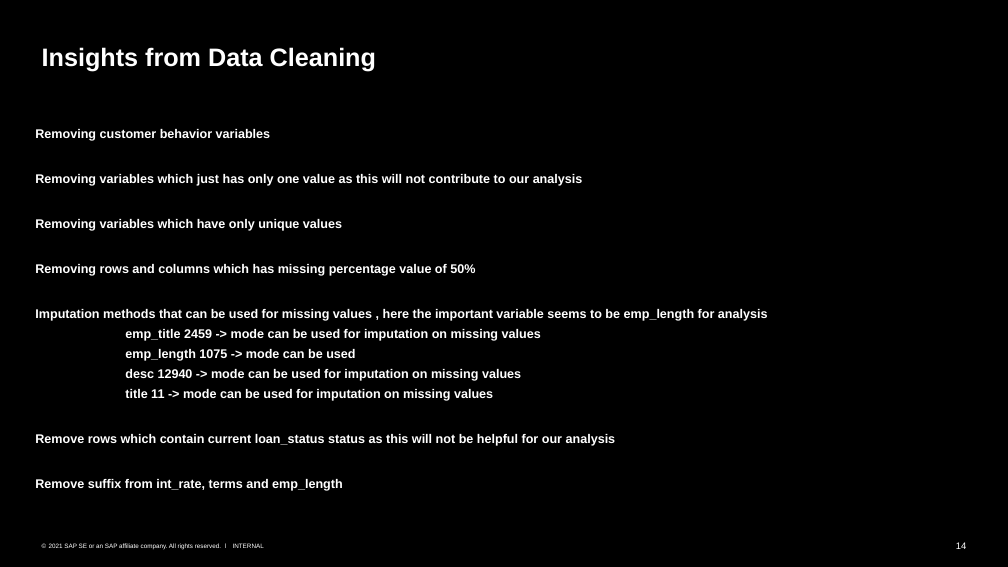
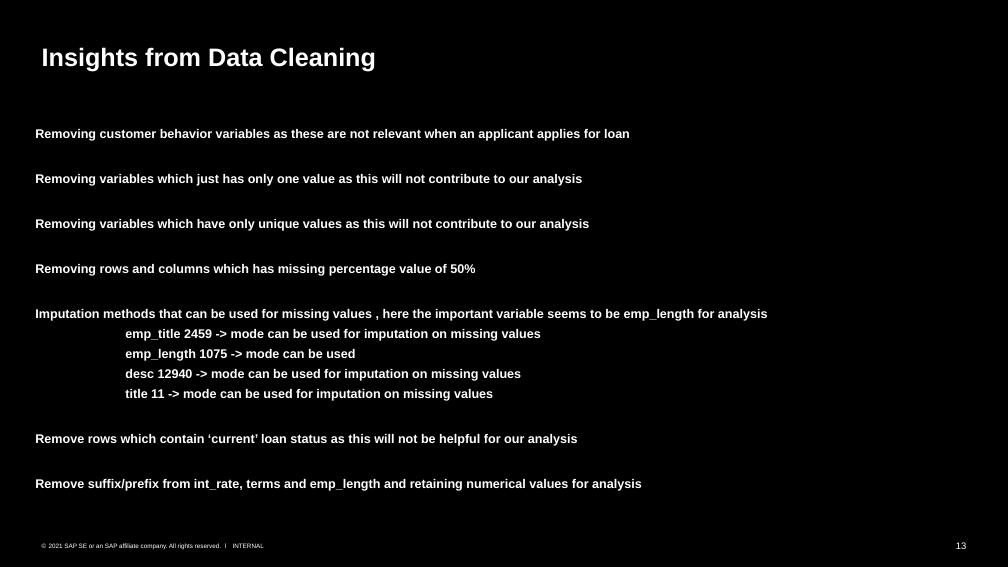
Before and after one commit to Monika1244/Lending_Club_Case_Study, a slide deck: slide 13 of Lending_Club_Case_Study.pptx (slide 14 before the commit). Drawn at 1008x567 pixels with LibreOffice and Linux fonts; fonts in the diff are those of the drawing. Boxes give left, top, right and bottom in pixels: in the first picture for what was removed or moved away, otherwise in the second. Text is boxed around its words. In the diff, an @@ line names an element or a change of style, - is before the commit and + after.

```diff
--- a/Lending_Club_Case_Study.pptx
+++ b/Lending_Club_Case_Study.pptx
@@ text at (x1=35, y1=129, x2=630, y2=141): text changed @@
-Removing customer behavior variables
+Removing customer behavior variables as these are not relevant when an applicant applies for loan
@@ text at (x1=35, y1=219, x2=590, y2=231): text changed @@
-Removing variables which have only unique values
+Removing variables which have only unique values as this will not contribute to our analysis
@@ text at (x1=35, y1=434, x2=642, y2=491): text changed @@
-Remove rows which contain current loan_status status as this will not be helpful for our analysis
-Remove suffix from int_rate, terms and emp_length
+Remove rows which contain ‘current’ loan status as this will not be helpful for our analysis
+Remove suffix/prefix from int_rate, terms and emp_length and retaining numerical values for analysis
@@ page number at (x1=956, y1=542, x2=967, y2=549): text changed @@
-14
+13
```
Also in this commit, not shown: 19 other slides changed, 2 slides removed.
